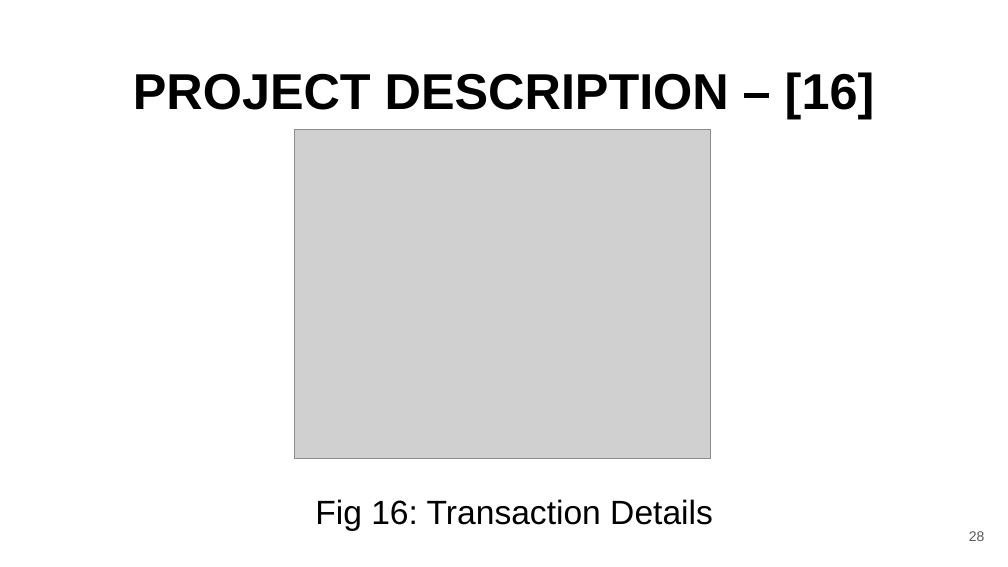
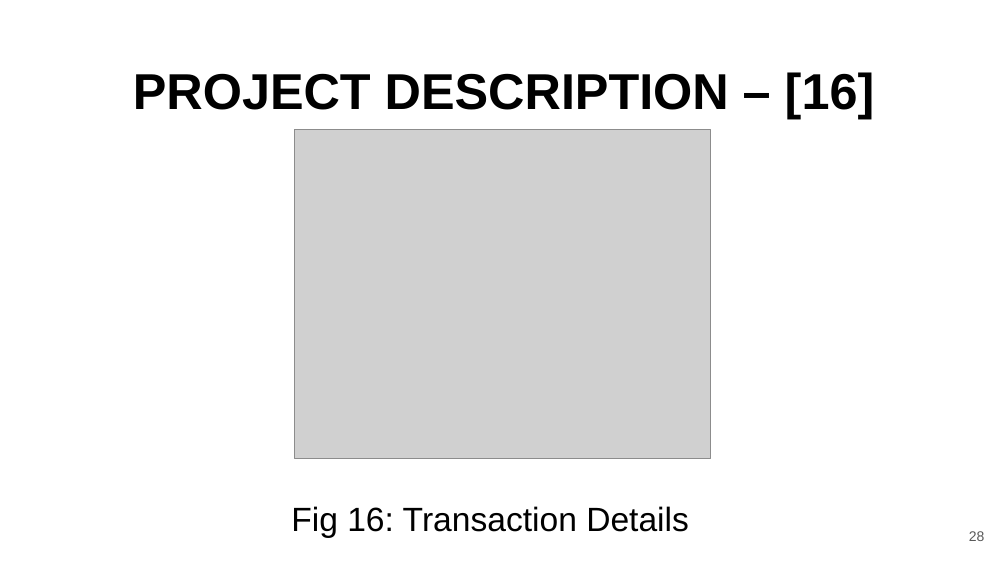
Before and after one commit to pankajmehta07/Sales-Management-System, a slide deck: slide 28 of Sales_Management_Project.pptx. Drawn at 1008x567 pixels with LibreOffice and Linux fonts; fonts in the diff are those of the drawing; grey boxes stand for pictures. Boxes give left, top, right and bottom in pixels: in the first picture for what was removed or moved away, otherwise in the second. Text is boxed around its words. In the diff, an @@ line names an element or a change of style, - is before the commit and + after.

Commit message:
Updated slides for project.

```diff
--- a/Sales_Management_Project.pptx
+++ b/Sales_Management_Project.pptx
@@ text "Fig 16: Transaction Details": place and size @@
-text "Fig 16: Transaction Details" at (315,499,713,531)
+text "Fig 16: Transaction Details" at (291,506,689,538)
```
Also in this commit, not shown: 6 other slides changed.
